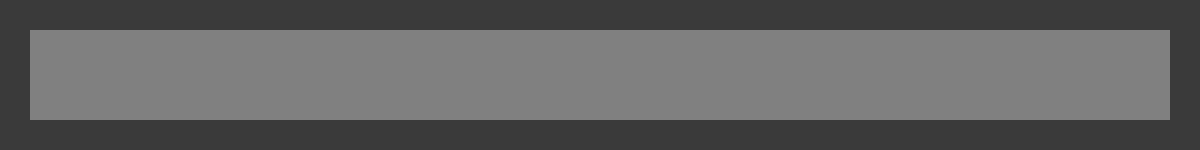
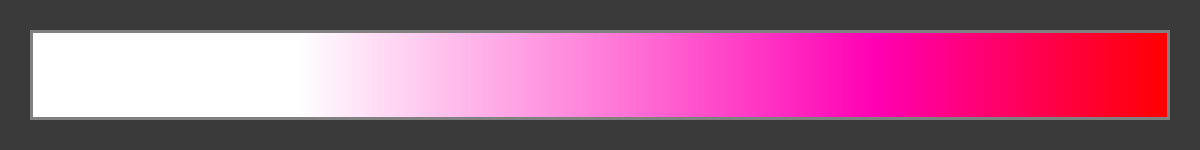
Before/after of a 1200 × 150 layered artwork. What changed in the layer stack:
showed "Layer 1" over [33, 33, 1167, 117]
